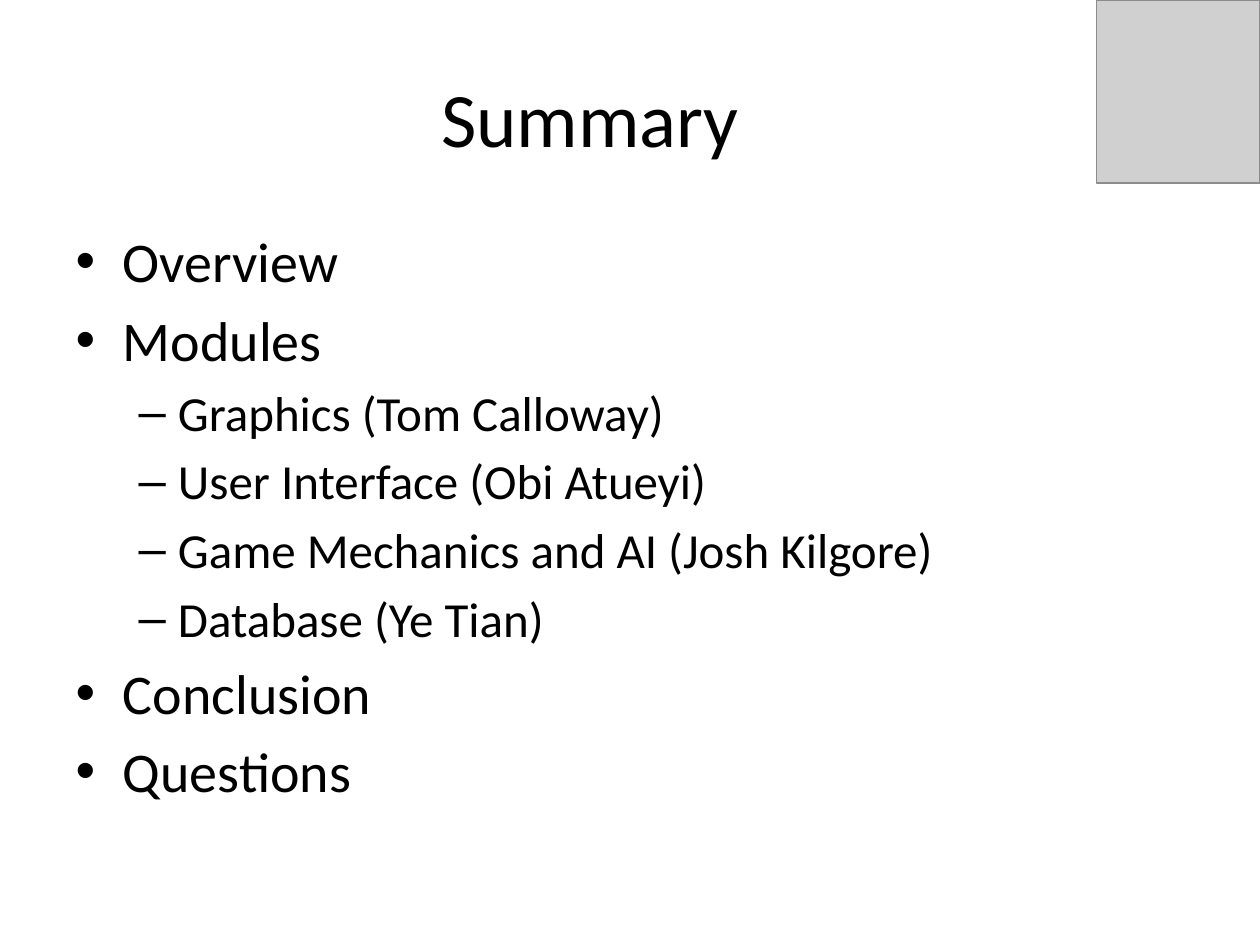
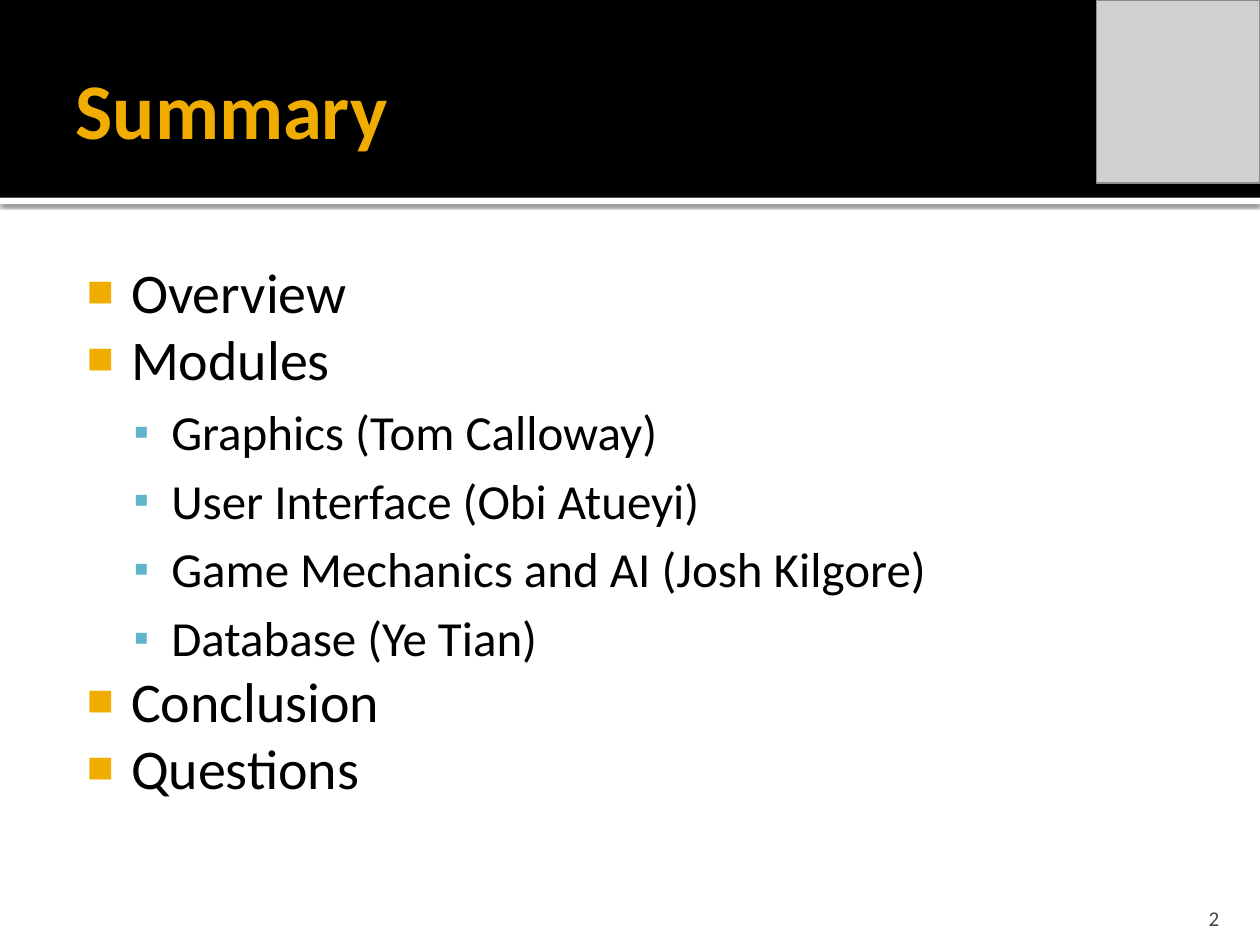
Before and after one commit to idxExtropy/duel-reality, a slide deck: slide 2 of Docs/DUEL REALITY .pptx. Drawn at 1260x945 pixels with LibreOffice and Linux fonts; fonts in the diff are those of the drawing; grey boxes stand for pictures. Boxes give left, top, right and bottom in pixels: in the first picture for what was removed or moved away, otherwise in the second. Text is boxed around its words. In the diff, an @@ line names an element or a change of style, - is before the commit and + after.

Commit message:
Cool Theme!!!! plus did overview / Game Mech

```diff
--- a/Docs/DUEL REALITY .pptx
+++ b/Docs/DUEL REALITY .pptx
@@ rectangle added at [0,0,1260,198], fill #000000 @@
@@ title "Summary": place and size @@
-title "Summary" at [441,97,738,160]
+title "Summary" at [76,87,388,152]
@@ title "Summary" at [76,87,388,152]: size 44 to 45 pt, text colour #000000 to #F0AD00, bold on; alignment centre to left @@
@@ rectangle added at [0,198,1260,204], fill #FFFFFF @@
@@ text "Overview": place and size @@
-text "Overview" at [123,243,932,800]
+text "Overview" at [131,274,926,797]
@@ text "Overview" at [131,274,926,797]: bullet • to ■; less space between paragraphs; bullet – to ▪ @@
@@ page number added at [1209,912,1220,926], 12 pt, text #454545 @@
+2
```
Also in this commit, not shown: 22 other slides changed, 15 slides added, 4 slides removed.
